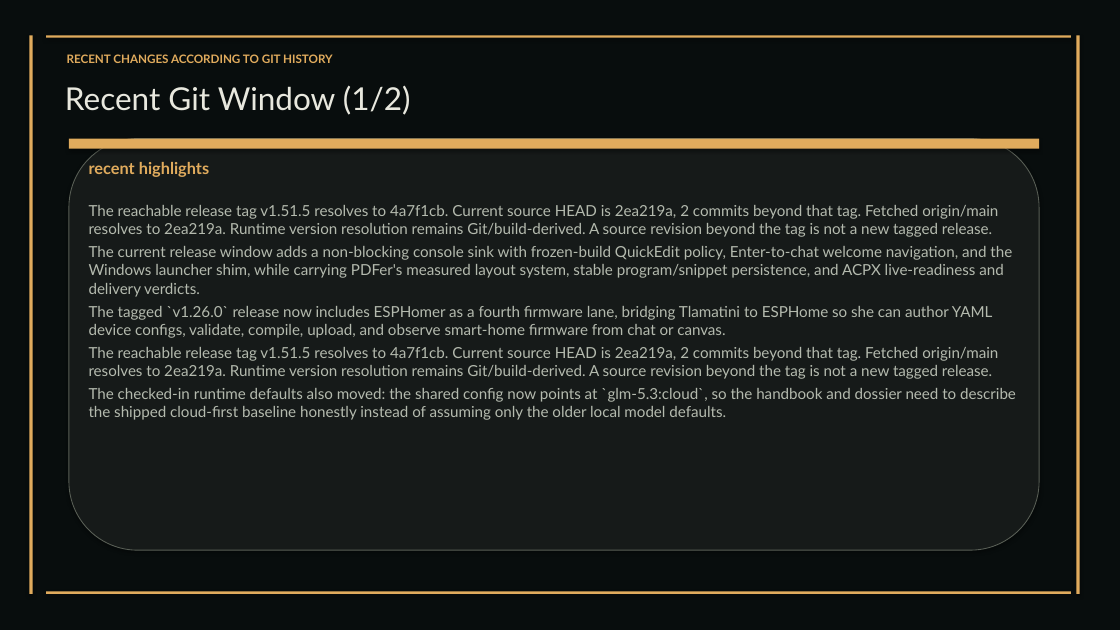
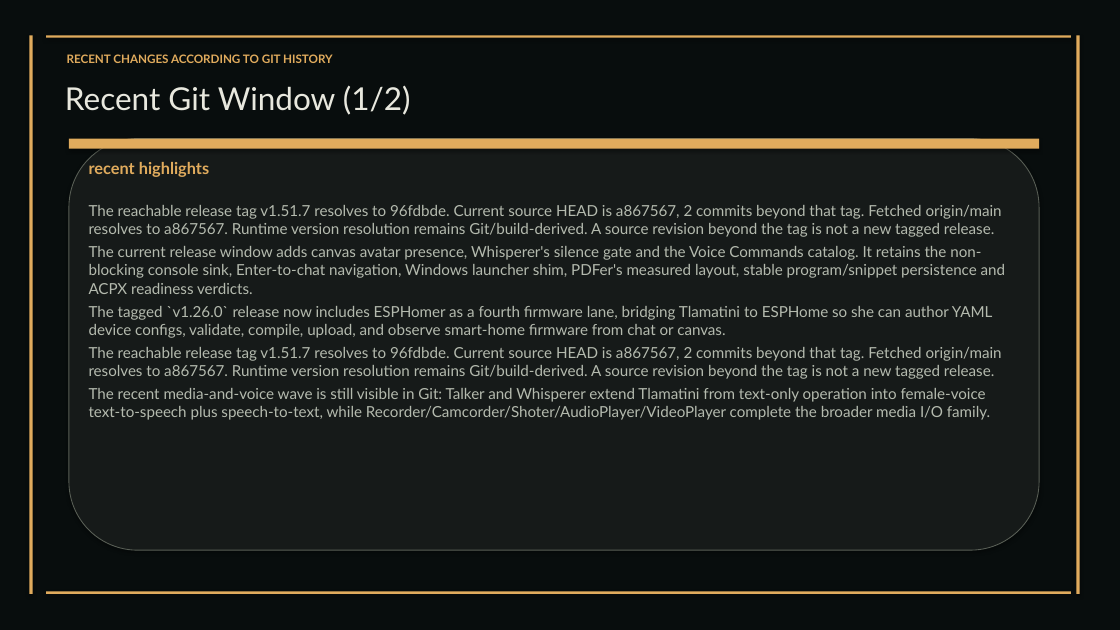
Before and after one commit to XAIHT/Tlamatini, a slide deck: slide 129 of Tlamatini_eXtended_Artificial_Intelligence_Humanly_Tempered.pptx (slide 126 before the commit). Drawn at 1120x630 pixels with LibreOffice and Linux fonts; fonts in the diff are those of the drawing. Boxes give left, top, right and bottom in pixels: in the first picture for what was removed or moved away, otherwise in the second. Text is boxed around its words. In the diff, an @@ line names an element or a change of style, - is before the commit and + after.

```diff
--- a/Tlamatini_eXtended_Artificial_Intelligence_Humanly_Tempered.pptx
+++ b/Tlamatini_eXtended_Artificial_Intelligence_Humanly_Tempered.pptx
@@ text at box(89, 205, 1005, 294): text changed @@
-The reachable release tag v1.51.5 resolves to 4a7f1cb. Current source HEAD is 2ea219a, 2 commits beyond that tag. Fetched origin/main resolves to 2ea219a. Runtime version resolution remains Git/build-derived. A source revision beyond the tag is not a new tagged release.
-The current release window adds a non-blocking console sink with frozen-build QuickEdit policy, Enter-to-chat welcome navigation, and the Windows launcher shim, while carrying PDFer's measured layout system, stable program/snippet persistence, and ACPX live-readiness and delivery verdicts.
+The reachable release tag v1.51.7 resolves to 96fdbde. Current source HEAD is a867567, 2 commits beyond that tag. Fetched origin/main resolves to a867567. Runtime version resolution remains Git/build-derived. A source revision beyond the tag is not a new tagged release.
+The current release window adds canvas avatar presence, Whisperer's silence gate and the Voice Commands catalog. It retains the non-blocking console sink, Enter-to-chat navigation, Windows launcher shim, PDFer's measured layout, stable program/snippet persistence and ACPX readiness verdicts.
@@ text at box(89, 347, 1002, 420): text changed @@
-The reachable release tag v1.51.5 resolves to 4a7f1cb. Current source HEAD is 2ea219a, 2 commits beyond that tag. Fetched origin/main resolves to 2ea219a. Runtime version resolution remains Git/build-derived. A source revision beyond the tag is not a new tagged release.
-The checked-in runtime defaults also moved: the shared config now points at `glm-5.3:cloud`, so the handbook and dossier need to describe the shipped cloud-first baseline honestly instead of assuming only the older local model defaults.
+The reachable release tag v1.51.7 resolves to 96fdbde. Current source HEAD is a867567, 2 commits beyond that tag. Fetched origin/main resolves to a867567. Runtime version resolution remains Git/build-derived. A source revision beyond the tag is not a new tagged release.
+The recent media-and-voice wave is still visible in Git: Talker and Whisperer extend Tlamatini from text-only operation into female-voice text-to-speech plus speech-to-text, while Recorder/Camcorder/Shoter/AudioPlayer/VideoPlayer complete the broader media I/O family.
```
Also in this commit, not shown: 147 other slides changed, 4 slides added, 6 slides removed, 2 other files.
